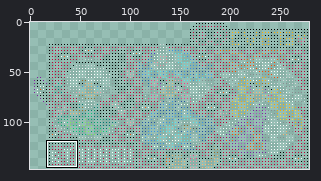
Sprite sheet: overlays/pcb.png. The picture above shows the old version from afar; the outline marks the close-up.
Close-up. Before the commit:
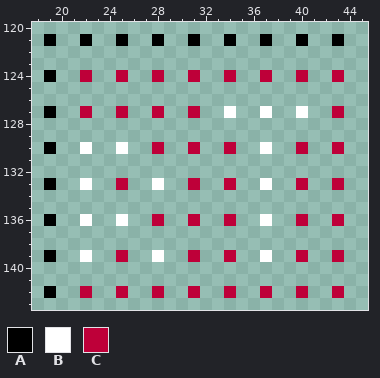
The file is 279x147 pixels. Shown: x 18..45, y 120..143.
Palette (. is transparent): A #000000  B #ffffff  C #be0039
Pixels before, first column x 19:
121 A..A..A..A..A..A..A..A..A
122 .........................
123 .........................
124 A..C..C..C..C..C..C..C..C
125 .........................
126 .........................
127 A..C..C..C..C..B..B..B..C
128 .........................
129 .........................
130 A..B..B..C..C..C..B..C..C
131 .........................
132 .........................
133 A..B..C..B..C..C..B..C..C
134 .........................
135 .........................
136 A..B..B..C..C..C..B..C..C
137 .........................
138 .........................
139 A..B..C..B..C..C..B..C..C
140 .........................
141 .........................
142 A..C..C..C..C..C..C..C..C
Once edited:
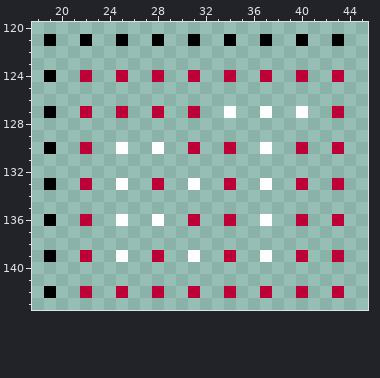
Author's note on the commit: Move letter
Change:
Changed rows in their new state; - is an unchanged pixel.
first column x 22:
130 C-----B---
133 C--B--C--B
136 C-----B---
139 C--B--C--B
